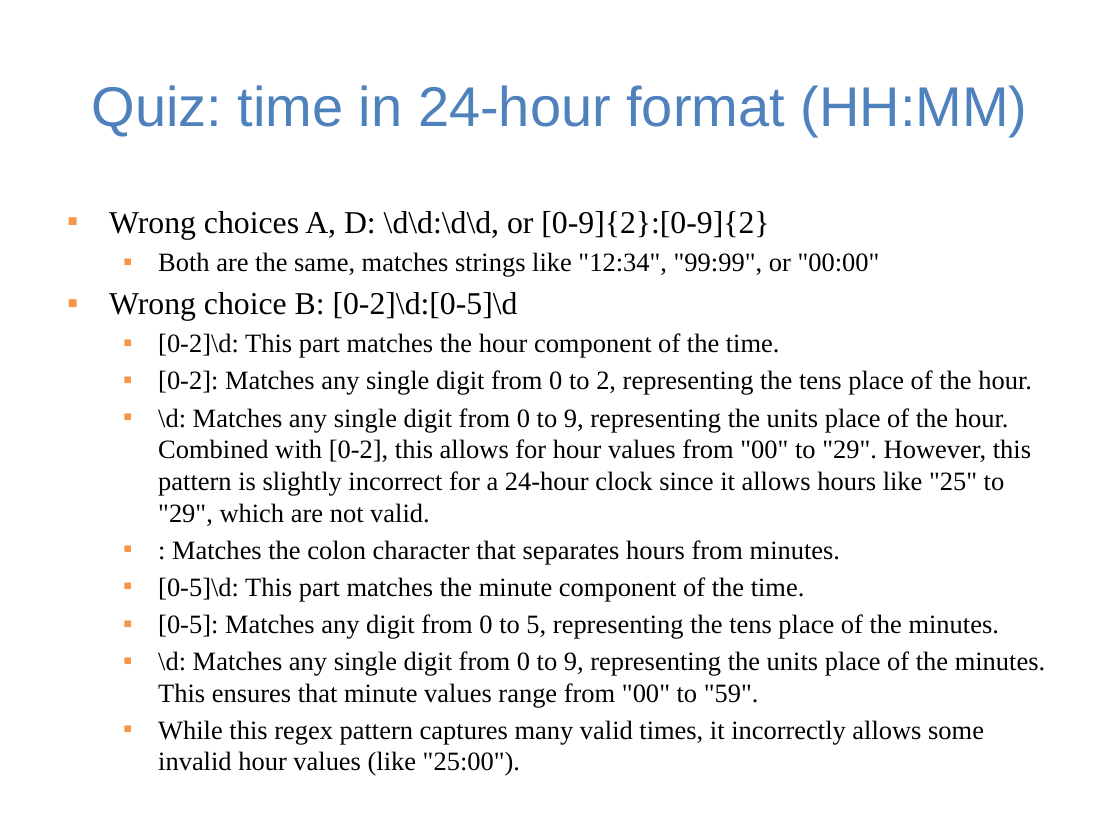
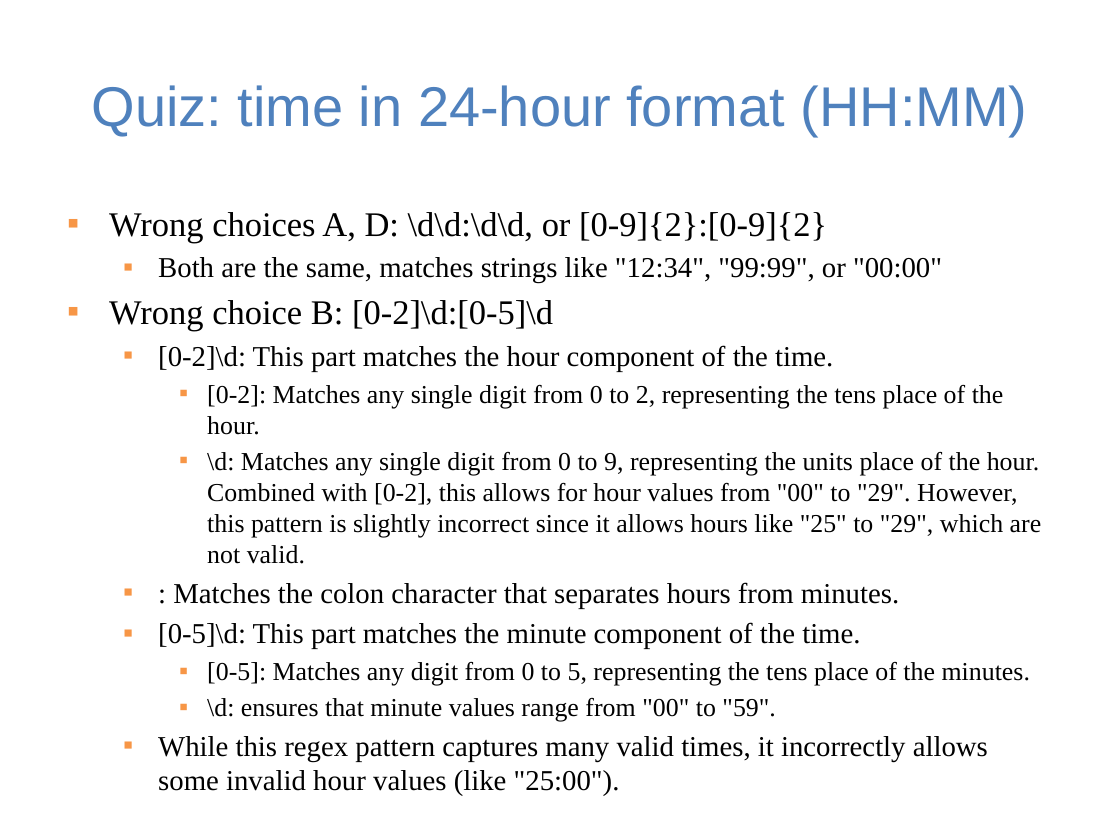
Before and after one commit to guhofstra/CSC111Fa25, a slide deck: slide 29 of PPTs/Lecture 4-string in java.pptx. Drawn at 1120x840 pixels with LibreOffice and Linux fonts; fonts in the diff are those of the drawing. Boxes give left, top, right and bottom in pixels: in the first picture for what was removed or moved away, otherwise in the second. Text is boxed around its words. In the diff, an @@ line names an element or a change of style, - is before the commit and + after.

```diff
--- a/PPTs/Lecture 4-string in java.pptx
+++ b/PPTs/Lecture 4-string in java.pptx
@@ text at box(109, 212, 1030, 762): size 20.4 to 22.2 pt in "Wrong choices A, D: \d\d:\d\d, or [0-9]{2}:[0-9]{2}", "Wrong choice B: [0-2]\d:[0-5]\d"; size 17 to 18.5 pt in "Both are the same, matches strings like ...", "[0-2]\d: This part matches the hour component ...", ": Matches the colon character that separates ...", "[0-5]\d: This part matches the minute component ..." and 1 more places; size 17 to 16.6 pt in "[0-2]: Matches any single digit from 0 ...", "[0-5]: Matches any digit from 0 to ..."; list level 2 to 3 in "[0-2]: Matches any single digit ..."; list level 2 to 3 in "[0-5]: Matches any digit from ..." @@
@@ text at box(207, 451, 1042, 564): text changed; size 17 to 16.6 pt @@
-  ▪ \d: Matches any single digit from 0 to 9, representing the units place of the hour. Combined with [0-2], this allows for hour values from "00" to "29". However, this pattern is slightly incorrect for a 24-hour clock since it allows hours like "25" to "29", which are not valid.
+    ▪ \d: Matches any single digit from 0 to 9, representing the units place of the hour. Combined with [0-2], this allows for hour values from "00" to "29". However, this pattern is slightly incorrect since it allows hours like "25" to "29", which are not valid.
@@ text at box(207, 698, 776, 722): text changed; size 17 to 16.6 pt @@
-  ▪ \d: Matches any single digit from 0 to 9, representing the units place of the minutes. This ensures that minute values range from "00" to "59".
+    ▪ \d: ensures that minute values range from "00" to "59".
```
Also in this commit, not shown: 19 other slides changed, 2 other files.
